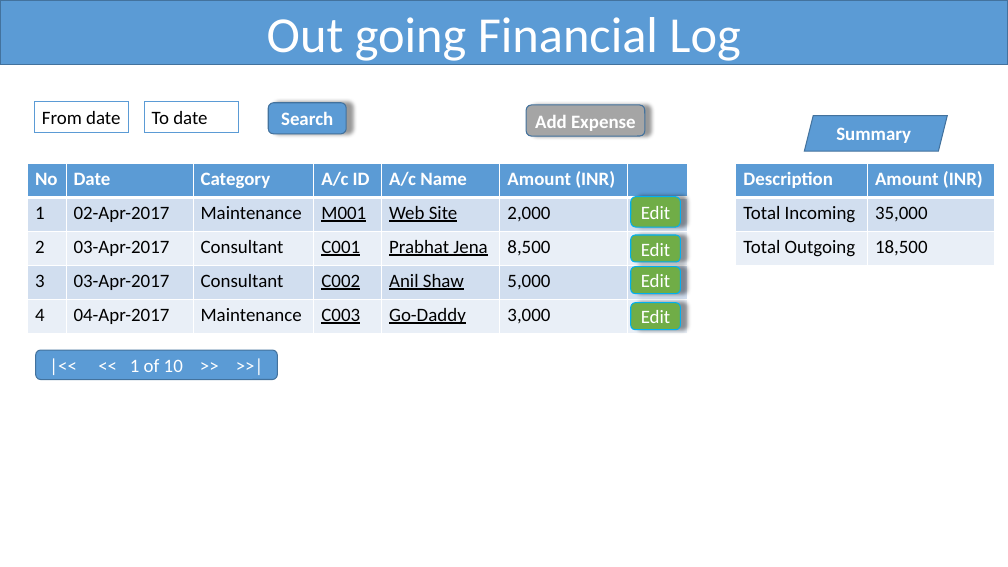
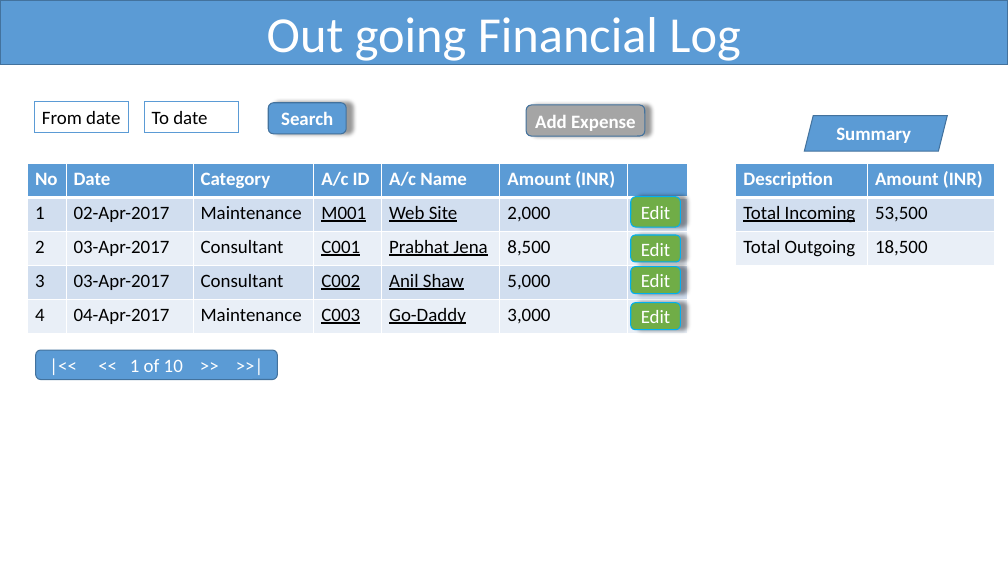
Before and after one commit to PrabhatKJena/Consult-IT-Payments, a slide deck: slide 3 of docs/ConsultIT_Design.pptx. Drawn at 1008x567 pixels with LibreOffice and Linux fonts; fonts in the diff are those of the drawing. Boxes give left, top, right and bottom in pixels: in the first picture for what was removed or moved away, otherwise in the second. Text is boxed around its words. In the diff, an @@ line names an element or a change of style, - is before the commit and + after.

Commit message:
ppt

```diff
--- a/docs/ConsultIT_Design.pptx
+++ b/docs/ConsultIT_Design.pptx
@@ table at (736, 164, 994, 265) @@
-row 2, column 2: 35,000
+row 2, column 2: 53,500
@@ underline on in "Total Incoming" @@
```
Also in this commit, not shown: 3 other slides changed.
